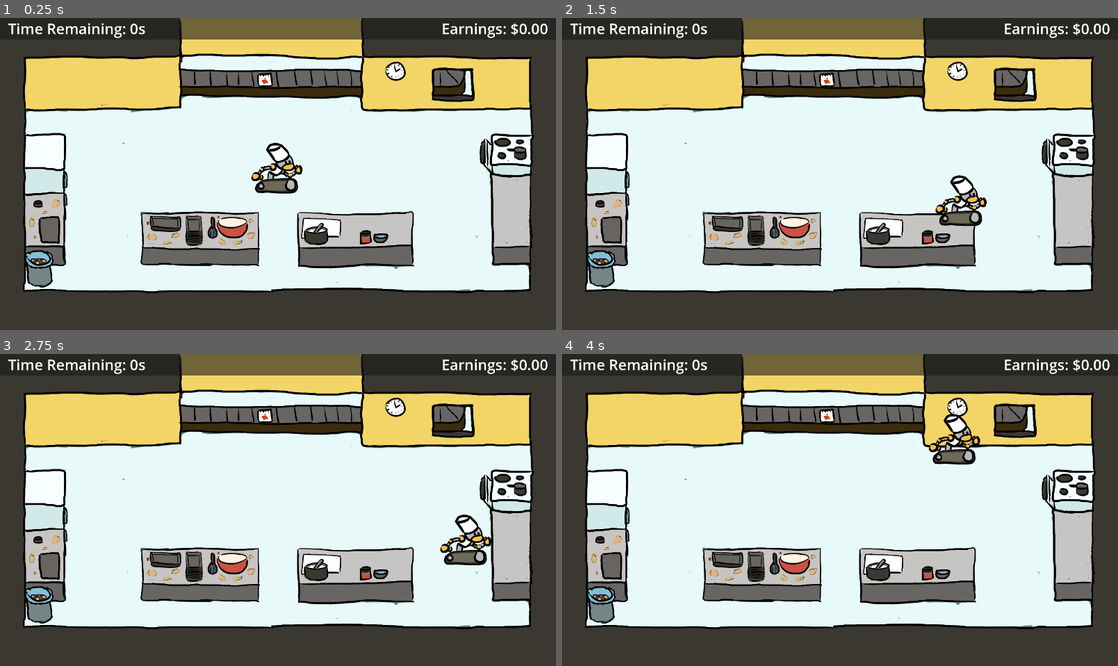
Above: before the commit, frames 1-4 (two rows, left to right).
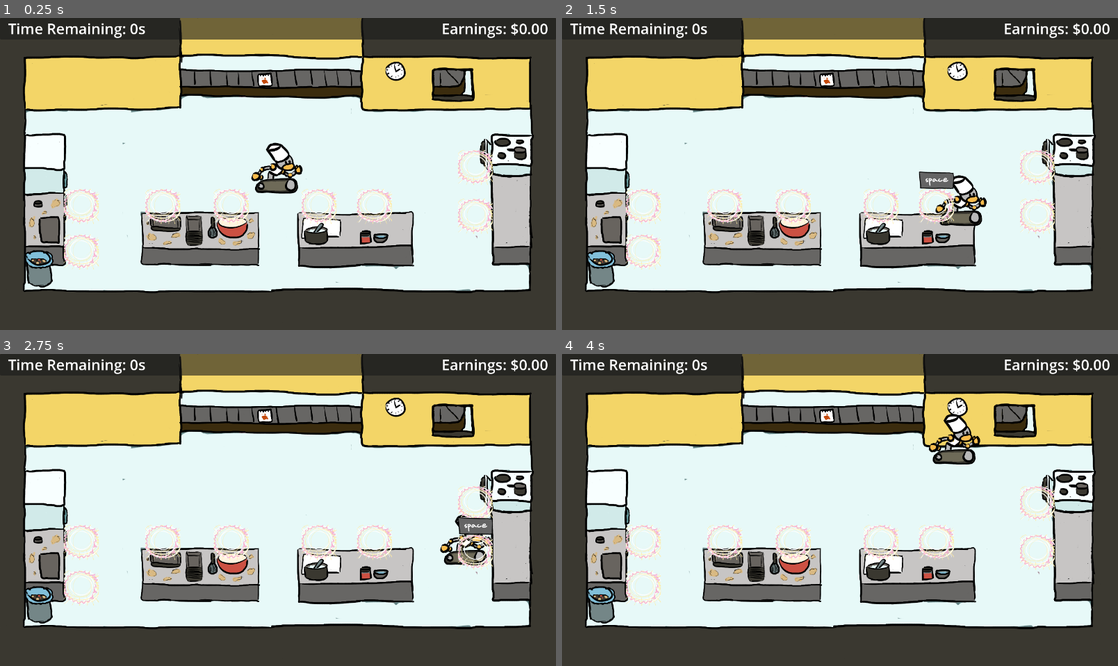
Above: after the commit, the same moments.

Repository: yanalex981/Tasty-Treads
Game: Godot game, scene res://Scenes/kitchen.tscn
Same seed, same stepped clock (60 frames per second), same inputs: the game is played once before the commit and once after it.
Inputs:
- Up to frame 1 (0.25 s): no input
- Up to frame 2 (1.5 s): tap Enter at 0.5 s; hold D (right) 0.53-1.28 s; hold S (down) from 1.28 s (still down)
- Up to frame 3 (2.75 s): tap Space at 2 s; release S (down) at 2.03 s; hold D (right) from 2.03 s (still down)
- Up to frame 4 (4 s): tap Enter at 2.75 s; release D (right) at 2.78 s; hold W (up) 2.78-3.53 s; hold A (left) from 3.53 s (still down)

The runs differ from the first frame. In frame 1, 1.8% of the frame differs, in the area x 11-89%, y 42-81%; in frame 2, 2.1%; in frame 3, 2.2%; in frame 4, 1.8%.

Commit message:
worked on those highlighted areas, added a sprite that pops up to let the player know they're close enough to interact with them

Diff:
--- /dev/null
+++ b/Scenes/TaskInitiator.tscn
@@ -0,0 +1,22 @@
+[gd_scene load_steps=3 format=3 uid="uid://dsb03nbrr3oek"]
+
+[ext_resource type="Script" path="res://Scripts/TaskInitiator.gd" id="1_no5bq"]
+
+[sub_resource type="CircleShape2D" id="CircleShape2D_cl24f"]
+radius = 8.0
+
+[node name="task_initiator" type="Area2D"]
+collision_layer = 4
+collision_mask = 4
+script = ExtResource("1_no5bq")
+
+[node name="effect_sprite" type="Sprite2D" parent="."]
+
+[node name="proximity_icon" type="Sprite2D" parent="."]
+visible = false
+
+[node name="interactable_zone" type="CollisionShape2D" parent="."]
+shape = SubResource("CircleShape2D_cl24f")
+
+[connection signal="area_entered" from="." to="." method="_on_area_entered"]
+[connection signal="area_exited" from="." to="." method="_on_area_exited"]
--- a/Scenes/kitchen.tscn
+++ b/Scenes/kitchen.tscn
@@ -7,9 +7,15 @@
 [ext_resource type="Resource" uid="uid://c202jsm8sgybc" path="res://Resources/Recipes/cookies.tres" id="5_cluty"]
 [ext_resource type="Resource" uid="uid://bwnq5okk2taen" path="res://Resources/Recipes/cake.tres" id="6_15k22"]
 [ext_resource type="Resource" uid="uid://ddwwrgj7afykp" path="res://Resources/Recipes/croissant.tres" id="7_rj4d4"]
+[ext_resource type="PackedScene" uid="uid://dsb03nbrr3oek" path="res://Scenes/TaskInitiator.tscn" id="8_xnfjy"]
+[ext_resource type="Texture2D" uid="uid://xt6ufjiufigx" path="res://Assets/area_highlight.png" id="9_i0njw"]
+[ext_resource type="Texture2D" uid="uid://c1h4jem4tkrnl" path="res://Assets/Controls/interact.png" id="10_i0fk7"]
 
 [sub_resource type="RectangleShape2D" id="RectangleShape2D_yye5o"]
 size = Vector2(128, 48)
+
+[sub_resource type="CircleShape2D" id="CircleShape2D_c2q0i"]
+radius = 56.0
 
 [sub_resource type="LabelSettings" id="LabelSettings_hlyr4"]
 font_size = 36
@@ -65,6 +71,15 @@
 
 [node name="DirectionalMoveController" parent="player" instance=ExtResource("3_q7l5r")]
 
+[node name="reachable_zone" type="Area2D" parent="player"]
+position = Vector2(0, -56)
+collision_layer = 4
+collision_mask = 4
+metadata/_edit_group_ = true
+
+[node name="zone" type="CollisionShape2D" parent="player/reachable_zone"]
+shape = SubResource("CircleShape2D_c2q0i")
+
 [node name="left_counter_boundaries" type="StaticBody2D" parent="."]
 visible = false
 
@@ -105,3 +120,43 @@
 
 [node name="order_spawner" parent="." instance=ExtResource("4_sqh5n")]
 spawnable_orders = Array[Resource("res://Scripts/Recipe.gd")]([ExtResource("5_cluty"), ExtResource("6_15k22"), ExtResource("7_rj4d4")])
+
+[node name="task_initiator" parent="." instance=ExtResource("8_xnfjy")]
+position = Vector2(200, 464)
+effect_sprite = ExtResource("9_i0njw")
+proximity_sprite = ExtResource("10_i0fk7")
+
+[node name="task_initiator2" parent="." instance=ExtResource("8_xnfjy")]
+position = Vector2(200, 576)
+effect_sprite = ExtResource("9_i0njw")
+proximity_sprite = ExtResource("10_i0fk7")
+
+[node name="task_initiator3" parent="." instance=ExtResource("8_xnfjy")]
+position = Vector2(400, 464)
+effect_sprite = ExtResource("9_i0njw")
+proximity_sprite = ExtResource("10_i0fk7")
+
+[node name="task_initiator4" parent="." instance=ExtResource("8_xnfjy")]
+position = Vector2(568, 464)
+effect_sprite = ExtResource("9_i0njw")
+proximity_sprite = ExtResource("10_i0fk7")
+
+[node name="task_initiator5" parent="." instance=ExtResource("8_xnfjy")]
+position = Vector2(784, 464)
+effect_sprite = ExtResource("9_i0njw")
+proximity_sprite = ExtResource("10_i0fk7")
+
+[node name="task_initiator6" parent="." instance=ExtResource("8_xnfjy")]
+position = Vector2(920, 464)
+effect_sprite = ExtResource("9_i0njw")
+proximity_sprite = ExtResource("10_i0fk7")
+
+[node name="task_initiator7" parent="." instance=ExtResource("8_xnfjy")]
+position = Vector2(1168, 368)
+effect_sprite = ExtResource("9_i0njw")
+proximity_sprite = ExtResource("10_i0fk7")
+
+[node name="task_initiator8" parent="." instance=ExtResource("8_xnfjy")]
+position = Vector2(1168, 488)
+effect_sprite = ExtResource("9_i0njw")
+proximity_sprite = ExtResource("10_i0fk7")
--- a/Scripts/Components/DirectionalMoveController.gd
+++ b/Scripts/Components/DirectionalMoveController.gd
@@ -7,8 +7,6 @@
 var direction = Vector2.ZERO :
 	set(value):
 		direction = value
-	get:
-		return direction
 
 func _ready():
 	pass
--- a/Scripts/OrderSpawner.gd
+++ b/Scripts/OrderSpawner.gd
@@ -22,3 +22,12 @@
 			else:
 				return recipe
 		return spawnable_orders.back()
+
+func _get_configuration_warnings():
+	if spawnable_orders.size() == 0:
+		return ["Don't forget to add recipes so that this thing can spawn something!"]
+
+	if total_spawn_weighting == 0:
+		return ["Don't forget to configure the recipe spawn weighting so that it's not 0!"]
+
+	return []
--- /dev/null
+++ b/Scripts/TaskInitiator.gd
@@ -0,0 +1,47 @@
+@tool
+class_name TaskInitiator
+extends Area2D
+
+@export var enabled : bool = true
+@export var target_scene : PackedScene
+@export var effect_sprite : Texture:
+	set(sprite):
+		effect_sprite = sprite
+		$effect_sprite.texture = sprite
+		update_proximity_sprite_offset()
+@export var proximity_sprite : Texture:
+	set(sprite):
+		proximity_sprite = sprite
+		$proximity_icon.texture = sprite
+		update_proximity_sprite_offset()
+
+func _ready():
+#	assert(target_scene != null, "Target scene can't be null")
+#	assert(target_scene) # TODO figure out the minigame scene interface
+	pass
+
+func _input(_event):
+	pass
+
+func _physics_process(_delta):
+	pass
+
+func update_proximity_sprite_offset():
+	var zone_bounds = $effect_sprite.get_rect().size.abs()
+	var icon_bounds = $proximity_icon.get_rect().size.abs()
+	$proximity_icon.position = Vector2(0, zone_bounds.y + icon_bounds.y) / -2
+
+func _get_configuration_warnings():
+	var warnings = []
+	if target_scene == null:
+		warnings.append("Don't forget to configure the target scene to be launched when the player interacts with this object!")
+	return warnings
+
+func _on_area_entered(area):
+	if enabled:
+		$proximity_icon.visible = true
+	else:
+		$proximity_icon.visible = false
+
+func _on_area_exited(area):
+	$proximity_icon.visible = false
--- a/project.godot
+++ b/project.godot
@@ -56,3 +56,4 @@
 
 2d_physics/layer_1="Obstacles"
 2d_physics/layer_2="Player"
+2d_physics/layer_3="Interactables"
Binary file added: Assets/Controls/interact.png
Not shown, added: Assets/Controls/interact.png.import
Not shown: 1 places in Scenes/kitchen.tscn that only renumber resources
